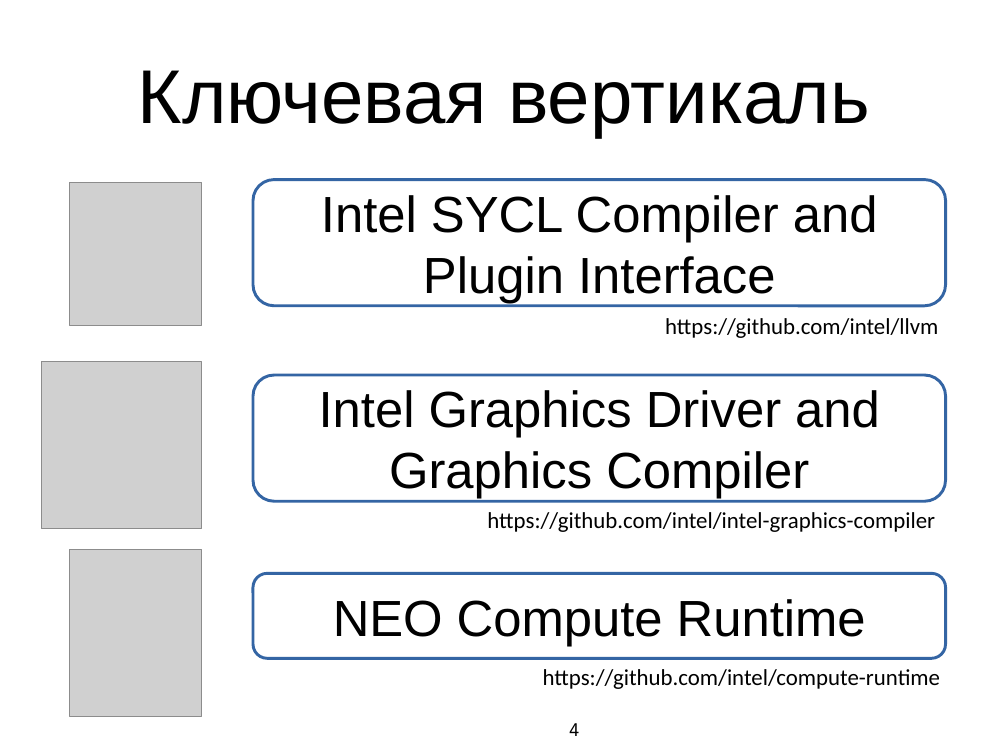
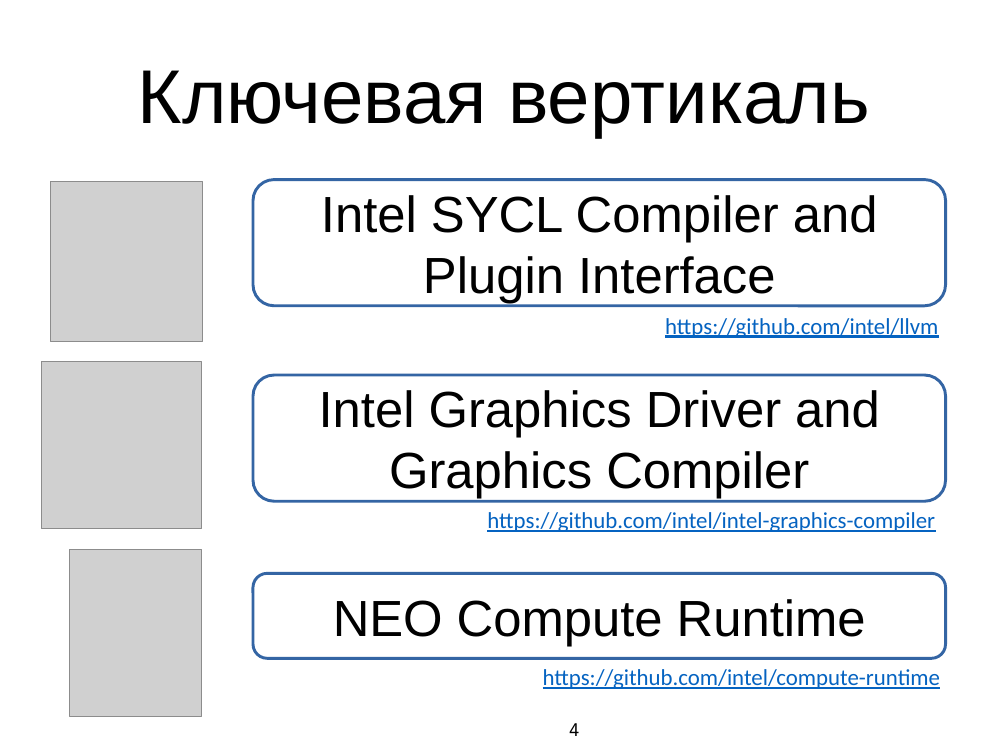
Before and after one commit to MIPT-ILab/cpp-lects-rus, a slide deck: slide 4 of other_lects/toolchain_lect/slides/graphics_toolchain_complete_ppt.pptx. Drawn at 1008x756 pixels with LibreOffice and Linux fonts; fonts in the diff are those of the drawing; grey boxes stand for pictures. Boxes give left, top, right and bottom in pixels: in the first picture for what was removed or moved away, otherwise in the second. Text is boxed around its words. In the diff, an @@ line names an element or a change of style, - is before the commit and + after.

Commit message:
More slides and illustrations on pony for graphics

```diff
--- a/other_lects/toolchain_lect/slides/graphics_toolchain_complete_ppt.pptx
+++ b/other_lects/toolchain_lect/slides/graphics_toolchain_complete_ppt.pptx
@@ picture: place and size @@
-picture at (70, 182, 202, 325)
+picture at (50, 181, 203, 342)
@@ text colour #000000 to #0563C1, underline on in 3 elements at (665, 318, 938, 338), (487, 512, 935, 532), (543, 669, 940, 689) @@
```
Also in this commit, not shown: 12 other slides changed, 14 slides added, 4 slides removed, 3 other files.
